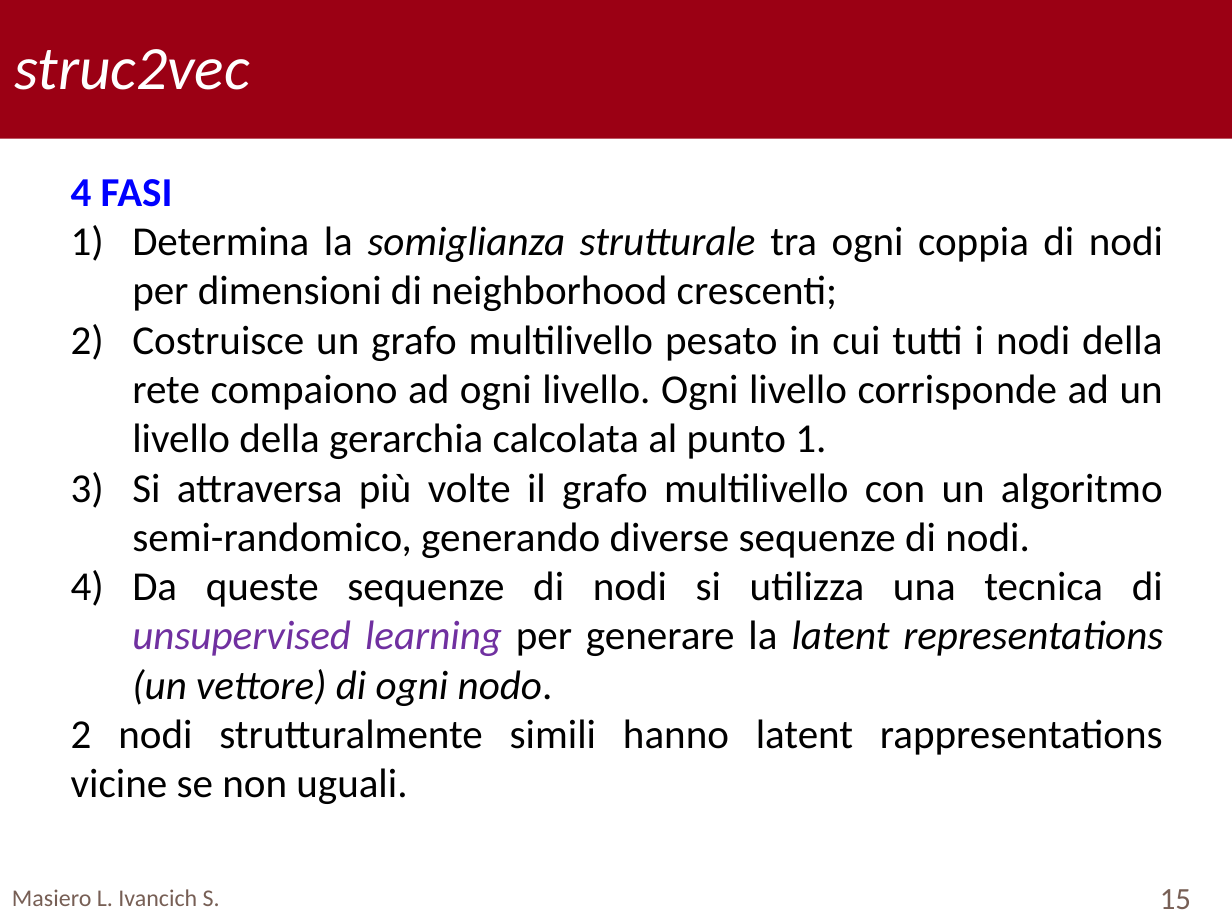
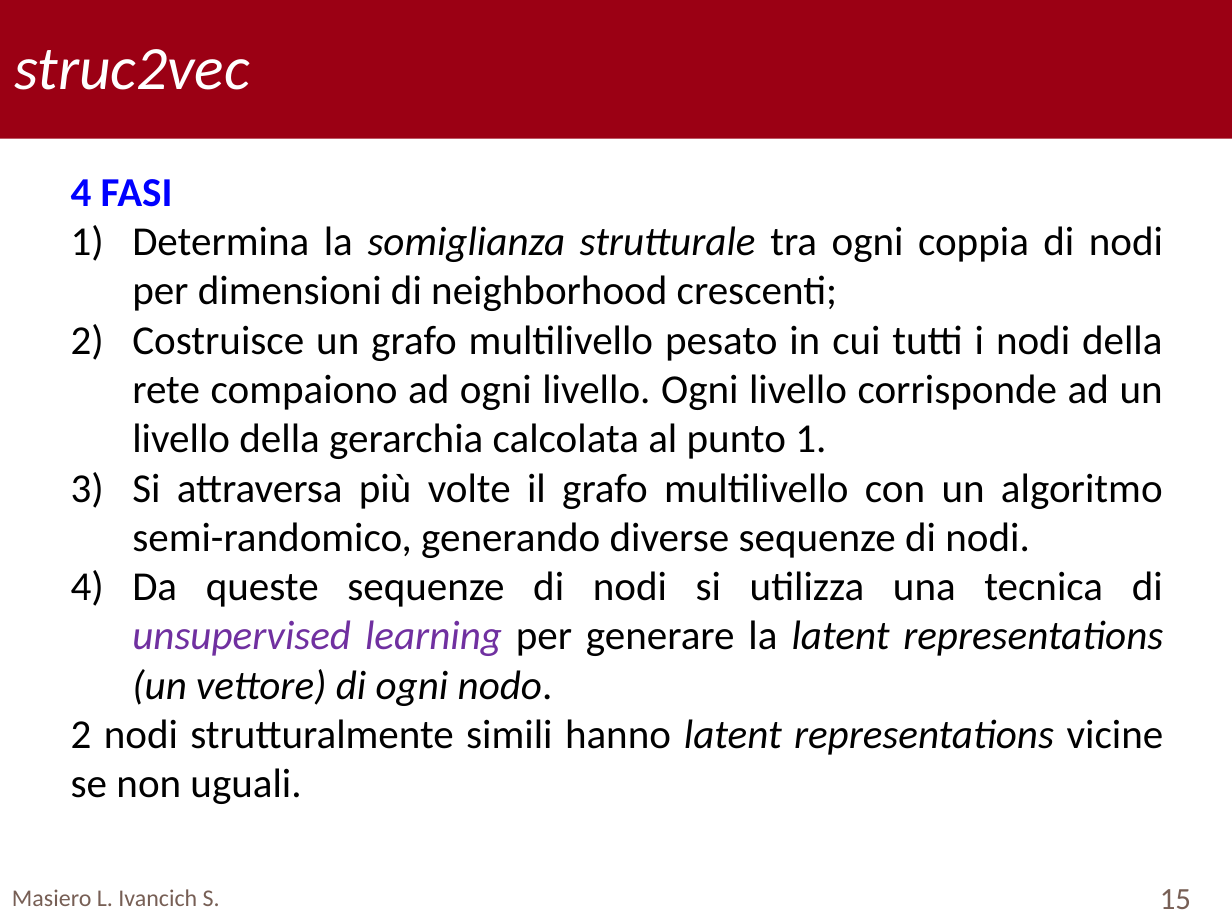
Before and after one commit to TyllanDrake/NetworkAlignment, a slide deck: slide 15 of Presentation/Presentation.pptx. Drawn at 1232x924 pixels with LibreOffice and Linux fonts; fonts in the diff are those of the drawing; background and template pictures are left out. Boxes give left, top, right and bottom in pixels: in the first picture for what was removed or moved away, otherwise in the second. Text is boxed around its words. In the diff, an @@ line names an element or a change of style, - is before the commit and + after.

```diff
--- a/Presentation/Presentation.pptx
+++ b/Presentation/Presentation.pptx
@@ text at box(71, 719, 1164, 804): text changed @@
-2 nodi strutturalmente simili hanno latent rappresentations vicine se non uguali.
+2 nodi strutturalmente simili hanno latent representations vicine se non uguali.
```
Also in this commit, not shown: 1 other file.
